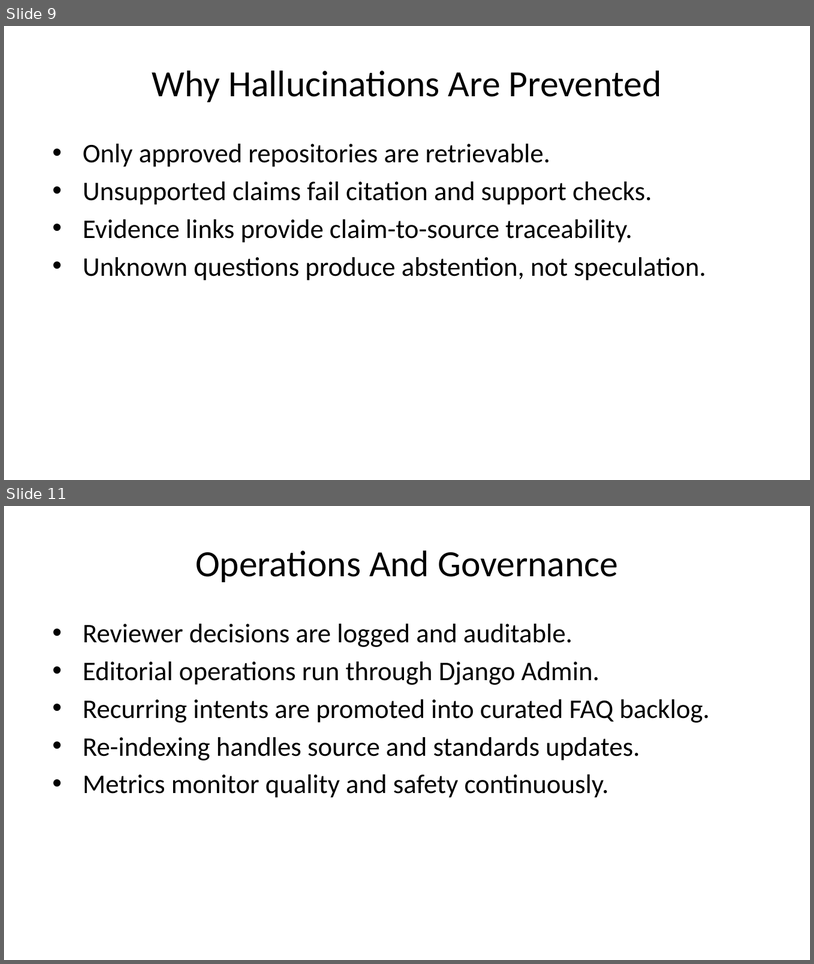
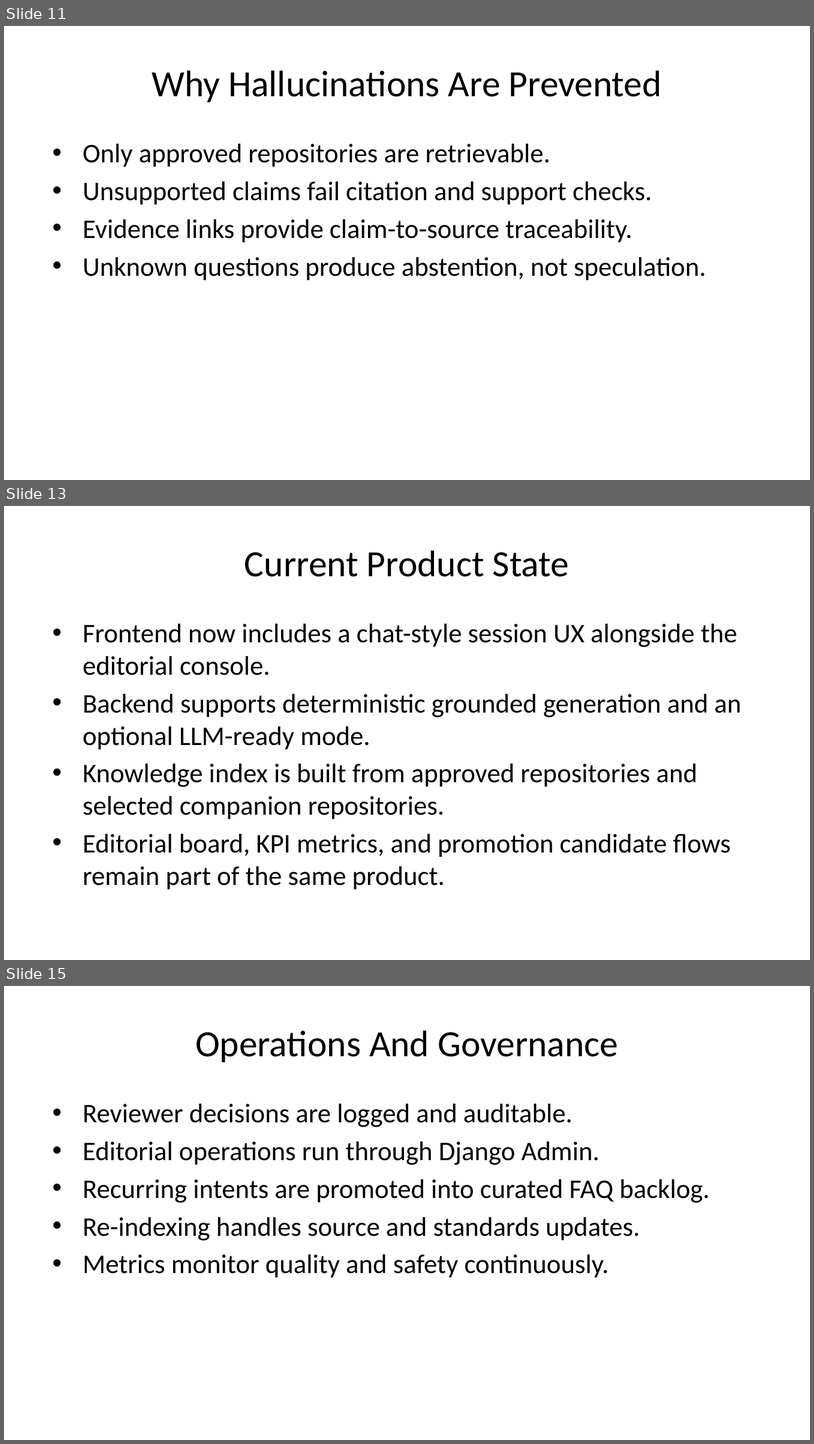
Before and after one commit to UM-KGPI/NapcoreHelpdesk, a slide deck: dist/napcore-helpdesk-presentation.pptx. Shown one above the other, each under a label of ours: slides 9 and 11 before the commit, slides 11, 13 and 15 after it; the slides between them are not shown. The pictures are 814x964 and 814x1444 pixels, drawn with LibreOffice and Linux fonts; fonts in the diff are those of the drawing. Boxes give left, top, right and bottom in pixels: in the first picture for what was removed or moved away, otherwise in the second. Text is boxed around its words. In the diff, an @@ line names an element or a change of style, - is before the commit and + after.

Commit message:
feat(helpdesk): add chat UX, llm-ready flow, docs, and updated slides

```diff
--- a/dist/napcore-helpdesk-presentation.pptx
+++ b/dist/napcore-helpdesk-presentation.pptx
@@ slide 13 added at <box>4,506,810,960</box>, background #FFFFFF @@
@@ title added at <box>245,550,570,577</box>, 33 pt, text #000000 @@
+Current Product State
@@ text added at <box>83,624,741,889</box>, 24 pt, text #000000 @@
+• Frontend now includes a chat-style session UX alongside the editorial console.
+• Backend supports deterministic grounded generation and an optional LLM-ready mode.
+• Knowledge index is built from approved repositories and selected companion repositories.
+• Editorial board, KPI metrics, and promotion candidate flows remain part of the same product.
@@ what was slide 9 is now slide 11 @@
@@ what was slide 11 is now slide 15 @@
```
Also in this commit, not shown: 8 slides changed, 4 other slides added, 1 slide removed, 36 other files.
